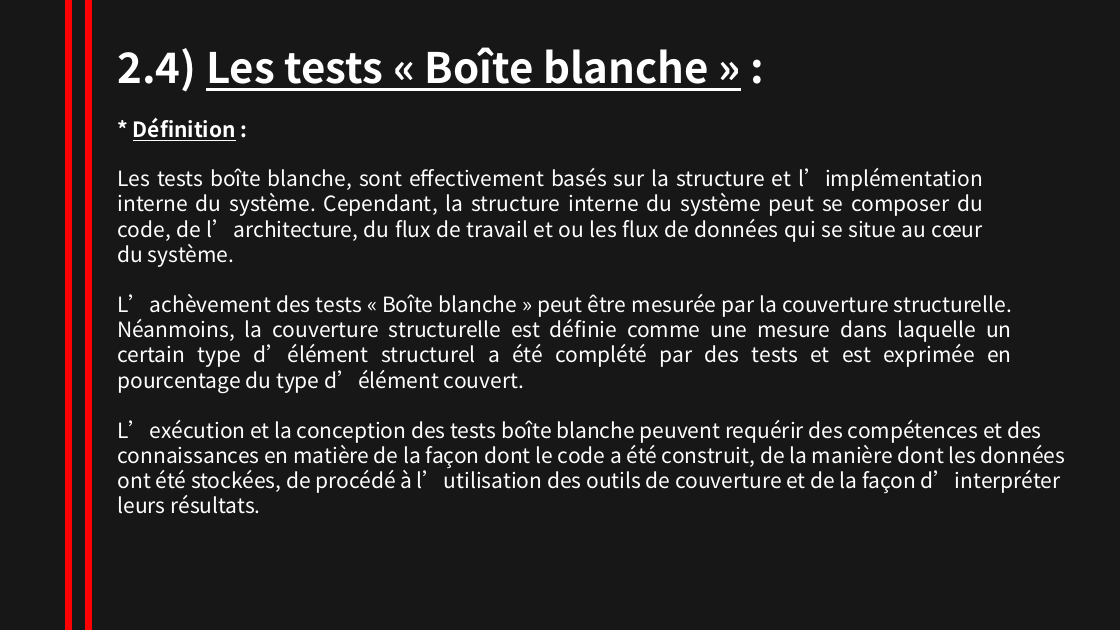
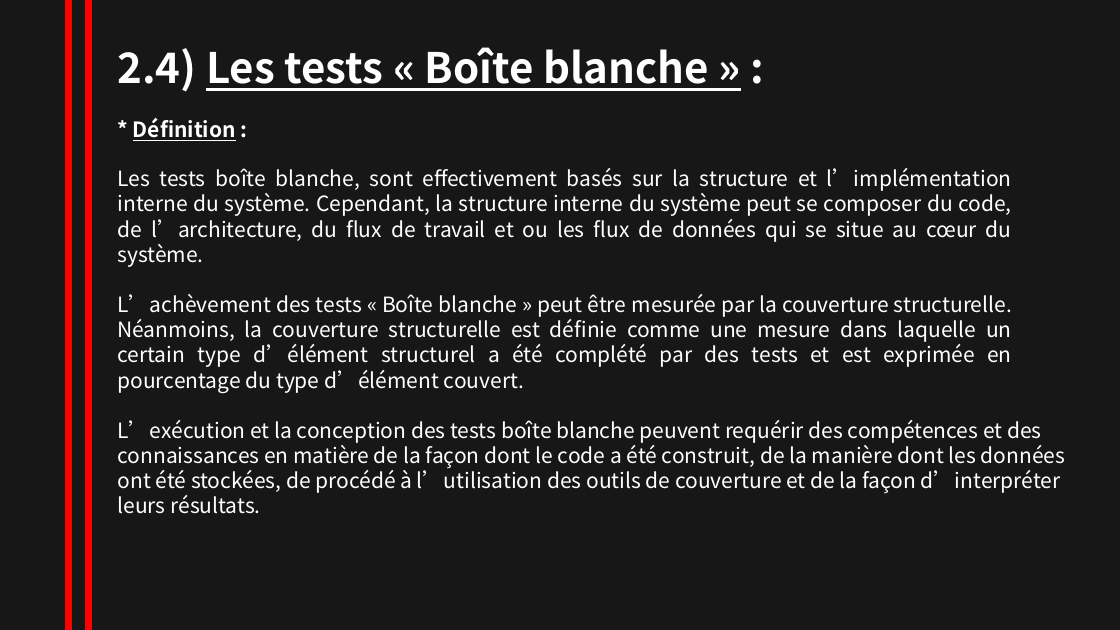
Before and after one commit to NesrineZitouni11/nesrine_zitouni, a slide deck: slide 14 of TRAVAUX/powerpointRevisionISTQB.pptx (slide 13 before the commit). Drawn at 1120x630 pixels with LibreOffice and Linux fonts; fonts in the diff are those of the drawing. Boxes give left, top, right and bottom in pixels: in the first picture for what was removed or moved away, otherwise in the second. Text is boxed around its words. In the diff, an @@ line names an element or a change of style, - is before the commit and + after.

```diff
--- a/TRAVAUX/powerpointRevisionISTQB.pptx
+++ b/TRAVAUX/powerpointRevisionISTQB.pptx
@@ text "Les tests boîte blanche, sont ..." rewrapped from bbox=[118, 168, 983, 267] to bbox=[118, 168, 1012, 242] @@
```
Also in this commit, not shown: 2 other slides changed, 2 slides added.
